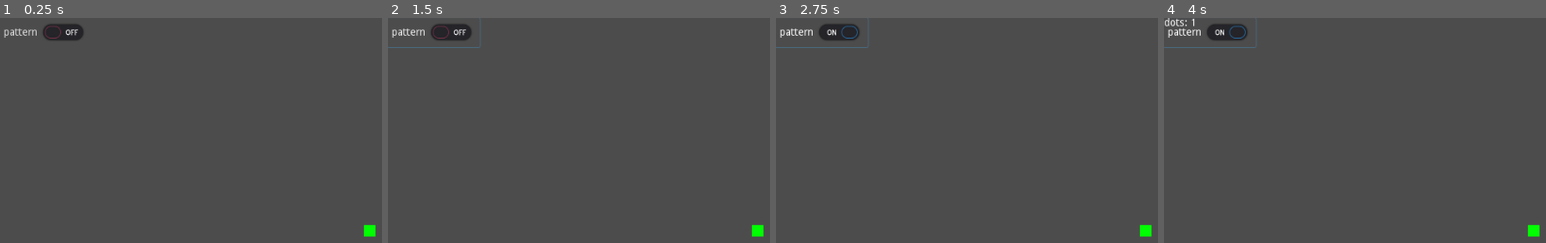
Above: before the commit, frames 1-4 (left to right).
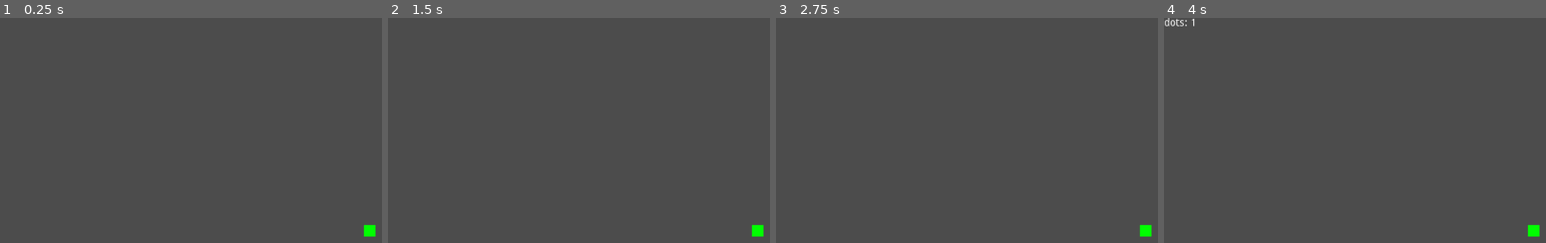
Above: after the commit, the same moments.

Repository: marschium/nonogram-idle
Game: Godot game, scene res://scenes/Main.tscn
Same seed, same stepped clock (60 frames per second), same inputs: the game is played once before the commit and once after it. The project has no main scene, so this scene is started directly.
Inputs (mouse positions are in pixels of both pictures, inside the frame that each line leads up to):
- Up to frame 1 (0.25 s): no input
- Up to frame 2 (1.5 s): click (433, 31) at 0.5 s, where only the run before the commit has a clickable "pattern"; click (433, 31) at 1.25 s, where only the run before the commit has a clickable "pattern"
- Up to frame 3 (2.75 s): click (821, 31) at 2 s, where only the run before the commit has a clickable "pattern"
- Up to frame 4 (4 s): tap Enter at 2.75 s; move the mouse to (1534, 231) at 2.77 s; click (1534, 231) at 2.92 s; tap Space at 3.5 s; move the mouse to (outside the picture) at 3.52 s; click (outside the picture) at 3.67 s

The runs differ from the first frame. In frame 1, 0.8% of the frame differs, in the area x 0-22%, y 2-10%; in frame 2, 1.0%; in frame 3, 1.0%, in the area x 0-25%, y 0-14%; in frame 4, 1.0%.

Commit message:
wip on adding patterns to upgrade path

Diff:
--- a/game/scenes/AutoClicker.tscn
+++ b/game/scenes/AutoClicker.tscn
@@ -19,7 +19,9 @@
 script = ExtResource( 3 )
 
 [node name="Timer" type="Timer" parent="SingleAutoClicker"]
+process_mode = 0
 wait_time = 0.1
+
 [connection signal="click" from="PatternAutoClicker" to="." method="_on_PatternAutoClicker_click"]
 [connection signal="timeout" from="PatternAutoClicker/Timer" to="PatternAutoClicker" method="_on_Timer_timeout"]
 [connection signal="click" from="SingleAutoClicker" to="." method="_on_SingleAutoClicker_click"]
--- a/game/scenes/Main.gd
+++ b/game/scenes/Main.gd
@@ -5,6 +5,7 @@
 var score = 0
 
 onready var autoclicker_button = $CanvasLayer/Control/VBoxContainer/AutoclickerButton
+onready var pattern_enable_button = $CanvasLayer/Control/VBoxContainer/PatternButton
 onready var autoclicker = $Autoclicker
 onready var upgrade_control = $CanvasLayer/UpgradeControl
 
@@ -72,6 +73,12 @@
 		control.queue_free()
 		autoclicker_button.visible = true
 
+func _on_UpgradeControl_pattern_upgrade(control):
+	# TODO enable the patterns selection screen and active pattern tracking node
+	if $Upgrades.buy_patterns_upgrade():
+		control.queue_free()
+		pattern_enable_button.visible = true
+
 func _on_Upgrades_score_increased(new_value):
 	$ScoreLabel.text = "dots: %s" % new_value
 
@@ -92,10 +99,21 @@
 func _on_Upgrades_expand_autoclicker_active(speed, cost):
 	pass # Replace with function body.
 
+func _on_Upgrades_patterns_active():
+	pass
+
 func _on_Upgrades_expand_autoclicker_available(speed, cost):
 	print_debug("available %d" % speed)
 	upgrade_control.add_autoclicker_upgrade(speed, cost)
 
 func _on_Upgrades_expand_autoclicker_unavailable(speed):
+	# TODO could just setup forwarding on _ready
 	print_debug("unavailable %d" % speed)
 	upgrade_control.remove_autoclicker_upgrade(speed)
+
+func _on_Upgrades_patterns_available():
+	print_debug("patterns available")
+	upgrade_control.add_pattern_upgrade()
+
+func _on_Upgrades_patterns_unavailable():
+	upgrade_control.remove_pattern_upgrade()
--- a/game/scenes/Main.tscn
+++ b/game/scenes/Main.tscn
@@ -82,15 +82,20 @@
 }
 
 [node name="PatternButton" type="CheckButton" parent="CanvasLayer/Control/VBoxContainer"]
+visible = false
 margin_right = 126.0
 margin_bottom = 40.0
 text = "pattern"
+
 [connection signal="expand_autoclicker_active" from="Upgrades" to="." method="_on_Upgrades_expand_autoclicker_active"]
 [connection signal="expand_autoclicker_available" from="Upgrades" to="." method="_on_Upgrades_expand_autoclicker_available"]
 [connection signal="expand_autoclicker_unavailable" from="Upgrades" to="." method="_on_Upgrades_expand_autoclicker_unavailable"]
 [connection signal="expand_board_upgrade_active" from="Upgrades" to="." method="_on_Upgrades_expand_board_upgrade_active"]
 [connection signal="expand_board_upgrade_available" from="Upgrades" to="." method="_on_Upgrades_expand_board_upgrade_available"]
 [connection signal="expand_board_upgrade_unavailable" from="Upgrades" to="." method="_on_Upgrades_expand_board_upgrade_unavailable"]
+[connection signal="patterns_active" from="Upgrades" to="." method="_on_Upgrades_patterns_active"]
+[connection signal="patterns_available" from="Upgrades" to="." method="_on_Upgrades_patterns_available"]
+[connection signal="patterns_unavailable" from="Upgrades" to="." method="_on_Upgrades_patterns_unavailable"]
 [connection signal="score_increased" from="Upgrades" to="." method="_on_Upgrades_score_increased"]
 [connection signal="complete" from="Gameboard" to="." method="_on_Gameboard_complete"]
 [connection signal="tile_changed" from="Gameboard" to="." method="_on_Gameboard_tile_changed"]
@@ -99,5 +104,6 @@
 [connection signal="click_any" from="Autoclicker" to="." method="_on_Autoclicker_click_any"]
 [connection signal="autoclicker_upgrade" from="CanvasLayer/UpgradeControl" to="." method="_on_UpgradeControl_autoclicker_upgrade"]
 [connection signal="expand_grid_upgrade" from="CanvasLayer/UpgradeControl" to="." method="_on_UpgradeControl_expand_grid_upgrade"]
+[connection signal="pattern_upgrade" from="CanvasLayer/UpgradeControl" to="." method="_on_UpgradeControl_pattern_upgrade"]
 [connection signal="toggled" from="CanvasLayer/Control/VBoxContainer/AutoclickerButton" to="." method="_on_AutoclickerButton_toggled"]
 [connection signal="toggled" from="CanvasLayer/Control/VBoxContainer/PatternButton" to="." method="_on_PatternButton_toggled"]
--- a/game/scenes/SingleAutoClicker.gd
+++ b/game/scenes/SingleAutoClicker.gd
@@ -5,13 +5,13 @@
 
 # Called when the node enters the scene tree for the first time.
 func _ready():
-    pass # Replace with function body.
+	pass # Replace with function body.
 
 func start():
-    $Timer.start()
+	$Timer.start()
 
 func stop():
-    $Timer.stop()
+	$Timer.stop()
 
 func _on_Timer_timeout():
-    emit_signal("click", Color(1, 1, 0))
+	emit_signal("click", Color(1, 1, 0))
--- a/game/scenes/UpgradeControl.gd
+++ b/game/scenes/UpgradeControl.gd
@@ -2,6 +2,7 @@
 
 signal expand_grid_upgrade(new_size, cost, control)
 signal autoclicker_upgrade(new_speed, cost, control)
+signal pattern_upgrade(control)
 
 # Called when the node enters the scene tree for the first time.
 func _ready():
@@ -31,8 +32,23 @@
 		if b.name == "autoclick_%s" % size: # TODO fix this nightmare
 			b.queue_free()
 
+func add_pattern_upgrade():
+	var b = Button.new()
+	b.name = "pattern"
+	b.text = "Autoclicker Patterns"
+	b.connect("pressed", self, "_on_PatternButton_pressed", [b])
+	$ScrollContainer/VBoxContainer.add_child(b)
+
+func remove_pattern_upgrade():
+	for b in $ScrollContainer/VBoxContainer.get_children():
+		if b.name == "pattern":
+			b.queue_free()
+
 func _on_ExpandGridButton_pressed(button, new_size, cost):
 	emit_signal("expand_grid_upgrade", new_size, cost, button)
 
 func _on_AutoclickerButton_pressed(button, new_speed, cost):
 	emit_signal("autoclicker_upgrade", new_speed, cost, button)
+
+func _on_PatternButton_pressed(button):
+	emit_signal("pattern_upgrade", button)
--- a/game/scenes/Upgrades.gd
+++ b/game/scenes/Upgrades.gd
@@ -9,6 +9,16 @@
 signal expand_autoclicker_available(speed, cost)
 signal expand_autoclicker_active(speed, cost)
 signal expand_autoclicker_unavailable(speed)
+
+# TODO parameterize with pattern file/def?
+# TODO maybe have patterns stored somewhere else?
+signal patterns_available()
+signal patterns_unavailable()
+signal patterns_active()
+
+var patterns_available = false
+var patterns_activated = false
+var pattern_activation_cost = 512
 
 var score = 0
 # TODO these would be in a save file or something
@@ -48,11 +58,16 @@
 		available_autoclick_upgrades[sz_cost[0]] = sz_cost[1]
 		emit_signal("expand_autoclicker_available", sz_cost[0], sz_cost[1])
 
+	if not patterns_available and score > pattern_activation_cost:
+		patterns_available = true
+		emit_signal("patterns_available")
+
 func buy_expand_upgrade(size):
 	var cost = available_expand_upgrades[size]
 	if score < cost:
 		return false
 
+	# TODO emit score signal
 	score -= cost
 	# disable anything that is smaller
 	var just_disabled = []
@@ -83,3 +98,13 @@
 		emit_signal("expand_autoclicker_unavailable", sz)
 	emit_signal("expand_autoclicker_active", size)
 	return true
+
+func buy_patterns_upgrade():
+	if score < pattern_activation_cost:
+		return false
+
+	score -= pattern_activation_cost
+	patterns_activated = true
+	emit_signal("patterns_active")
+	emit_signal("patterns_unavailable")
+	return true
